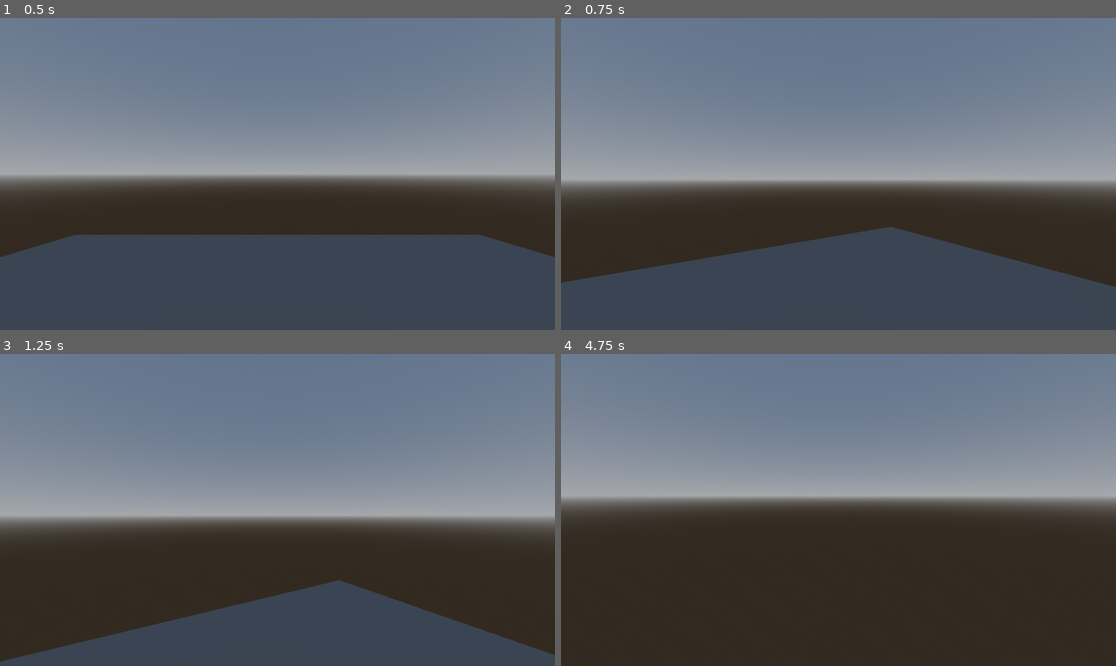
Above: before the commit, frames 1-4 (two rows, left to right).
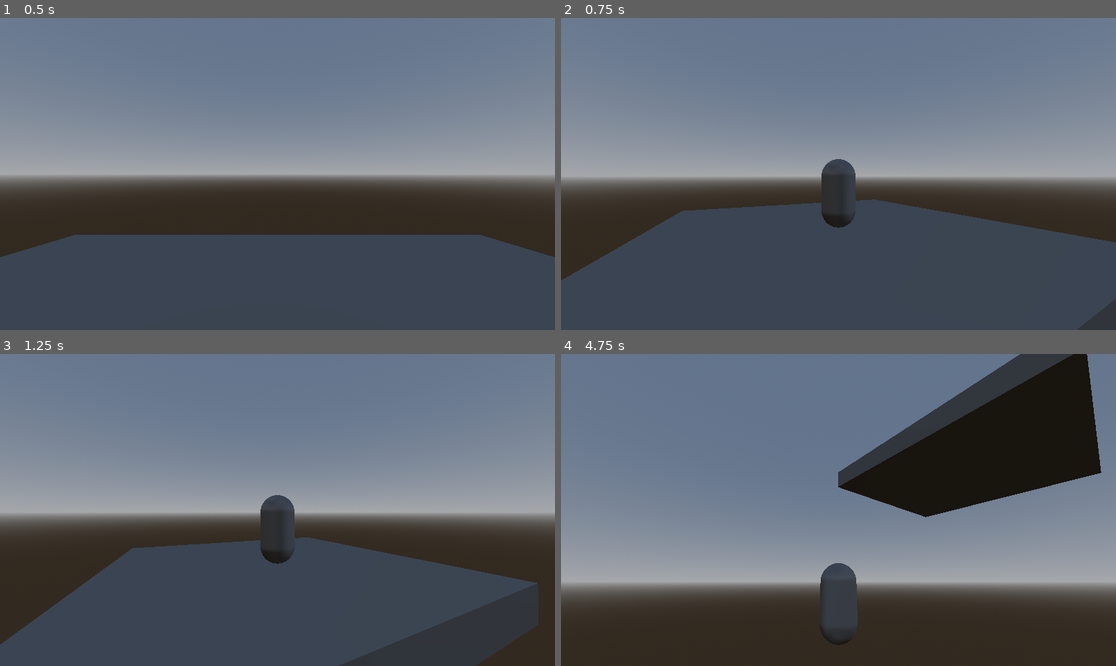
Above: after the commit, the same moments.

Repository: FroggLeo/driving-game
Game: Godot game, scene res://world.tscn
The game is run twice, just before and just after one commit, with the same random seed, the same clock (stepped at 60 frames per second) and the same inputs.
Inputs (mouse positions are in pixels of both pictures, inside the frame that each line leads up to):
- Up to frame 1 (0.5 s): no input
- Up to frame 2 (0.75 s): tap Enter at 0.5 s; move the mouse to (866, 174) at 0.52 s; hold W (move_forward) from 0.53 s (still down); hold V (switch_camera, bound only after the commit) from 0.53 s (still down)
- Up to frame 3 (1.25 s): keep holding W (move_forward); keep holding V (switch_camera, bound only after the commit); tap Space (jump) at 0.77 s
- Up to frame 4 (4.75 s): move the mouse to (810, 510) at 1.27 s; release V (switch_camera, bound only after the commit) at 1.28 s; tap V (switch_camera, bound only after the commit) at 1.35, 3.05, 4.35 s; tap Space (jump) at 1.52, 3.02, 3.77, 4.52 s; move the mouse to (849, 503) at 2.02 s; hold V (switch_camera, bound only after the commit) 2.03-2.78 s; tap Alt at 2.1 s; move the mouse to (832, 516) at 2.77 s; tap Shift at 2.85 s; move the mouse to (877, 513) at 3.52 s; hold V (switch_camera, bound only after the commit) 3.53-4.28 s; tap Escape (ui_cancel) at 4.15 s; move the mouse to (672, 463) at 4.27 s; release W (move_forward) at 4.28 s; hold A (move_left) from 4.28 s (still down)

Frame 1 is identical in both runs. In frame 2, 13% of the frame differs, in the area x 0-100%, y 45-87%; in frame 3, 20%; in frame 4, 56%, in the area x 0-100%, y 0-94%.

Commit message:
add third person camera and partial code

Diff:
--- /dev/null
+++ b/godot_project/globalsettings.gd
@@ -0,0 +1,12 @@
+extends Node
+
+@export var sensitivity: float = 0.2
+@export var paused: bool = false
+
+# Called when the node enters the scene tree for the first time.
+#func _ready() -> void:
+#	pass # Replace with function body.
+
+# Called every frame. 'delta' is the elapsed time since the previous frame.
+#func _process(delta: float) -> void:
+#	pass
--- a/godot_project/player.tscn
+++ /dev/null
@@ -1,21 +0,0 @@
-[gd_scene load_steps=4 format=3 uid="uid://bjkm6ximd4nus"]
-
-[ext_resource type="Script" uid="uid://dtij50yl4tfg1" path="res://player.gd" id="1_4flbx"]
-
-[sub_resource type="CapsuleShape3D" id="CapsuleShape3D_bu0v1"]
-
-[sub_resource type="CapsuleMesh" id="CapsuleMesh_sh265"]
-
-[node name="CharacterBody3D" type="CharacterBody3D"]
-script = ExtResource("1_4flbx")
-
-[node name="Camera3D" type="Camera3D" parent="."]
-transform = Transform3D(1, 0, 0, 0, 1, 0, 0, 0, 1, 0, 1.5, 0)
-
-[node name="CollisionShape3D" type="CollisionShape3D" parent="."]
-transform = Transform3D(1, 0, 0, 0, 1, 0, 0, 0, 1, 0, 1, 0)
-shape = SubResource("CapsuleShape3D_bu0v1")
-
-[node name="MeshInstance3D" type="MeshInstance3D" parent="."]
-transform = Transform3D(1, 0, 0, 0, 1, 0, 0, 0, 1, 0, 1, 0)
-mesh = SubResource("CapsuleMesh_sh265")
--- a/godot_project/player.gd
+++ b/godot_project/player/player.gd
@@ -1,22 +1,18 @@
 extends CharacterBody3D
 
-var sensitivity = 0.5
-var paused
+var sensitivity = Global.sensitivity
+var paused = Global.paused
 
 # Called when the node enters the scene tree for the first time.
 func _ready():
 	Input.set_mouse_mode(Input.MOUSE_MODE_CAPTURED)
+	$first_person_cam.make_current()
 	paused = false
 
 # mouse movement code
 func _unhandled_input(event):
-	if event is InputEventMouseMotion and Input.get_mouse_mode() == Input.MOUSE_MODE_CAPTURED:
-		rotation_degrees.y -= event.relative.x * sensitivity
-		$Camera3D.rotation_degrees.x -= event.relative.y * sensitivity
-		# limits for vertical rotation
-		$Camera3D.rotation_degrees.x = clamp($Camera3D.rotation_degrees.x, -80, 80)
 	# release mouse on cancel event
-	elif event.is_action_pressed("ui_cancel"):
+	if event.is_action_pressed("ui_cancel"):
 		if Input.get_mouse_mode() == Input.MOUSE_MODE_CAPTURED:
 			# call to pause menu code here
 			Input.set_mouse_mode(Input.MOUSE_MODE_VISIBLE)
@@ -24,11 +20,18 @@
 		else:
 			Input.set_mouse_mode(Input.MOUSE_MODE_CAPTURED)
 			paused = false
+	elif event is InputEventMouseMotion and not paused:
+		rotation_degrees.y -= event.relative.x * sensitivity
+		$first_person_cam.rotation_degrees.x -= event.relative.y * sensitivity
+		# limits for vertical rotation
+		$first_person_cam.rotation_degrees.x = clamp($first_person_cam.rotation_degrees.x, -80, 80)
+	elif event.is_action_pressed("switch_camera") and not paused:
+		$third_person_spring/third_person_cam.make_current()
 
 # Called every frame. 'delta' is the elapsed time since the previous frame.
 # Don't use for tick events, will break game if framerate is not expected
-func _process(delta: float) -> void:
-	pass
+#func _process(delta: float) -> void:
+#	pass
 
 # movement code
 func _physics_process(delta):
@@ -46,6 +49,7 @@
 	if not paused:
 		velocity.x = direction.x * WALK_SPEED
 		velocity.z = direction.z * WALK_SPEED
+
 		if not is_on_floor():
 			velocity.y -= GRAVITY * delta
 		elif Input.is_action_just_pressed("jump"):
--- /dev/null
+++ b/godot_project/player/player.tscn
@@ -0,0 +1,32 @@
+[gd_scene load_steps=6 format=3 uid="uid://bjkm6ximd4nus"]
+
+[ext_resource type="Script" uid="uid://dtij50yl4tfg1" path="res://player/player.gd" id="1_4flbx"]
+[ext_resource type="Script" uid="uid://b5if6cd5wxbpt" path="res://player/third_person_spring.gd" id="2_rkbax"]
+
+[sub_resource type="CapsuleShape3D" id="CapsuleShape3D_bu0v1"]
+
+[sub_resource type="CapsuleMesh" id="CapsuleMesh_sh265"]
+
+[sub_resource type="SphereShape3D" id="SphereShape3D_oul6g"]
+
+[node name="CharacterBody3D" type="CharacterBody3D"]
+script = ExtResource("1_4flbx")
+
+[node name="first_person_cam" type="Camera3D" parent="."]
+transform = Transform3D(1, 0, 0, 0, 1, 0, 0, 0, 1, 0, 1.5, 0)
+
+[node name="CollisionShape3D" type="CollisionShape3D" parent="."]
+transform = Transform3D(1, 0, 0, 0, 1, 0, 0, 0, 1, 0, 1, 0)
+shape = SubResource("CapsuleShape3D_bu0v1")
+
+[node name="MeshInstance3D" type="MeshInstance3D" parent="."]
+transform = Transform3D(1, 0, 0, 0, 1, 0, 0, 0, 1, 0, 1, 0)
+mesh = SubResource("CapsuleMesh_sh265")
+
+[node name="third_person_spring" type="SpringArm3D" parent="."]
+transform = Transform3D(-1, 0, -8.742278e-08, 0, 1, 0, 8.742278e-08, 0, -1, 0, 1.5, 0)
+shape = SubResource("SphereShape3D_oul6g")
+spring_length = 6.0
+script = ExtResource("2_rkbax")
+
+[node name="third_person_cam" type="Camera3D" parent="third_person_spring"]
--- /dev/null
+++ b/godot_project/player/third_person_spring.gd
@@ -0,0 +1,21 @@
+extends SpringArm3D
+
+var sensitivity = Global.sensitivity
+var paused = Global.paused
+
+# Called when the node enters the scene tree for the first time.
+func _ready():
+	Input.set_mouse_mode(Input.MOUSE_MODE_VISIBLE)
+
+# Called every frame. 'delta' is the elapsed time since the previous frame.
+#func _process(delta: float) -> void:
+#	pass
+
+func _unhandled_input(event: InputEvent) -> void:
+	if paused:
+		pass
+	elif event is InputEventMouseMotion:
+		rotation_degrees.y -= event.relative.x * sensitivity
+		$third_person_cam.rotation_degrees.x -= event.relative.y * sensitivity
+		# limits for vertical rotation
+		$third_person_cam.rotation_degrees.x = clamp($third_person_cam.rotation_degrees.x, -80, 80)
--- a/godot_project/project.godot
+++ b/godot_project/project.godot
@@ -14,6 +14,10 @@
 run/main_scene="uid://7grxhc34xo4f"
 config/features=PackedStringArray("4.5", "Forward Plus")
 config/icon="res://icon.svg"
+
+[autoload]
+
+Global="*res://globalsettings.gd"
 
 [editor_plugins]
 
@@ -50,3 +54,8 @@
 "events": [Object(InputEventKey,"resource_local_to_scene":false,"resource_name":"","device":-1,"window_id":0,"alt_press …(191 unchanged characters)…
 ]
 }
+switch_camera={
+"deadzone": 0.2,
+"events": [Object(InputEventKey,"resource_local_to_scene":false,"resource_name":"","device":-1,"window_id":0,"alt_pressed":false,"shift_pressed":false,"ctrl_pressed":false,"meta_pressed":false,"pressed":false,"keycode":0,"physical_keycode":86,"key_label":0,"unicode":118,"location":0,"echo":false,"script":null)
+]
+}
--- a/godot_project/world.tscn
+++ b/godot_project/world.tscn
@@ -1,6 +1,6 @@
 [gd_scene load_steps=8 format=3 uid="uid://7grxhc34xo4f"]
 
-[ext_resource type="PackedScene" uid="uid://bjkm6ximd4nus" path="res://player.tscn" id="1_f3sb7"]
+[ext_resource type="PackedScene" uid="uid://bjkm6ximd4nus" path="res://player/player.tscn" id="1_f3sb7"]
 
 [sub_resource type="ProceduralSkyMaterial" id="ProceduralSkyMaterial_f3sb7"]
 
Not shown, added: godot_project/globalsettings.gd.uid
Renamed: godot_project/player.gd.uid -> godot_project/player/player.gd.uid
Not shown, added: godot_project/player/third_person_spring.gd.uid
